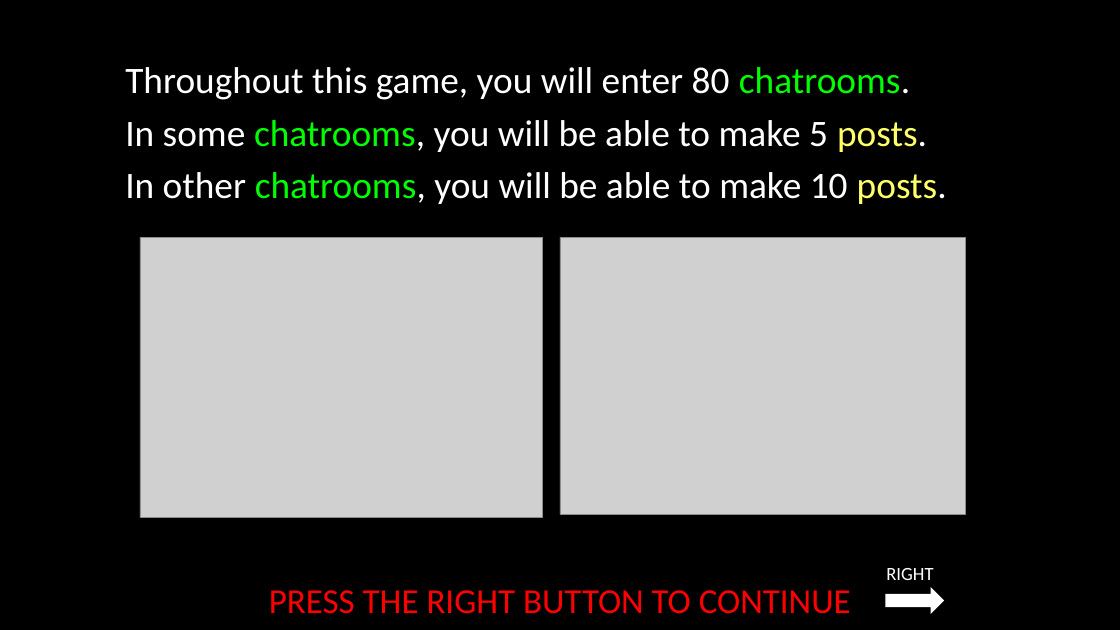
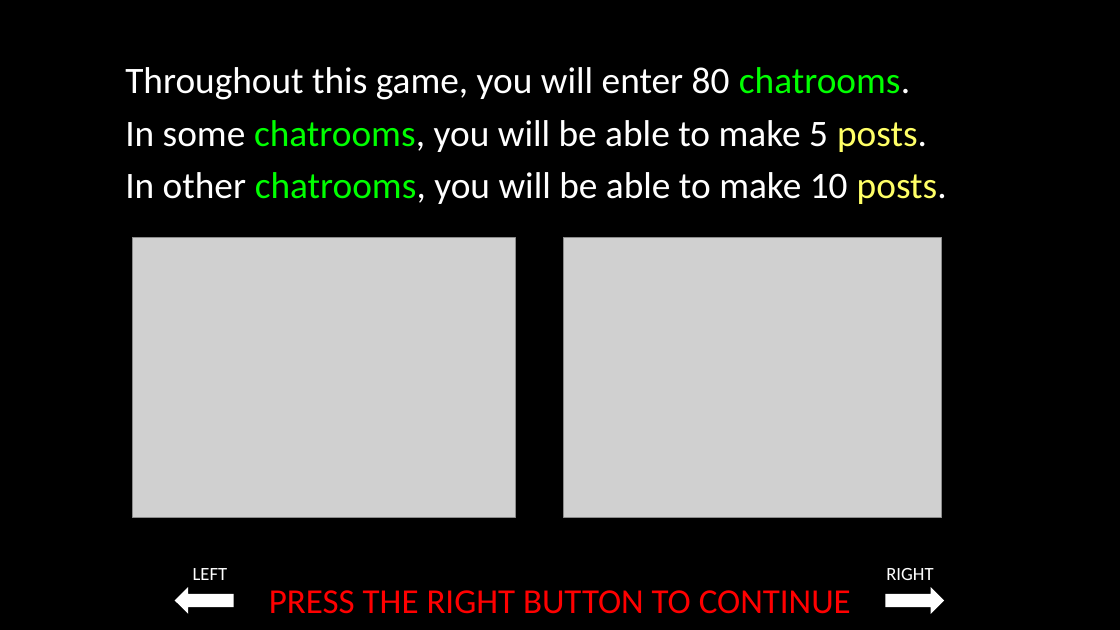
Before and after one commit to laureate-institute-for-brain-research/StimToolOnline, a slide deck: slide 4 of public/js/tasks/social_media/media/Social_media_task_instructions_06_29_2022.pptx. Drawn at 1120x630 pixels with LibreOffice and Linux fonts; fonts in the diff are those of the drawing; grey boxes stand for pictures. Boxes give left, top, right and bottom in pixels: in the first picture for what was removed or moved away, otherwise in the second. Text is boxed around its words. In the diff, an @@ line names an element or a change of style, - is before the commit and + after.

```diff
--- a/public/js/tasks/social_media/media/Social_media_task_instructions_06_29_2022.pptx
+++ b/public/js/tasks/social_media/media/Social_media_task_instructions_06_29_2022.pptx
@@ picture: place and size @@
-picture at (140, 237, 543, 518)
+picture at (133, 237, 516, 518)
@@ picture: place and size @@
-picture at (560, 237, 966, 514)
+picture at (564, 237, 941, 518)
@@ text added at (193, 568, 228, 580), 16 pt, text #FFFFFF @@
+LEFT
@@ right arrow added at (175, 587, 234, 614), fill #FFFFFF @@
```
Also in this commit, not shown: 27 other slides changed, 1 slide added, 4 other files.
